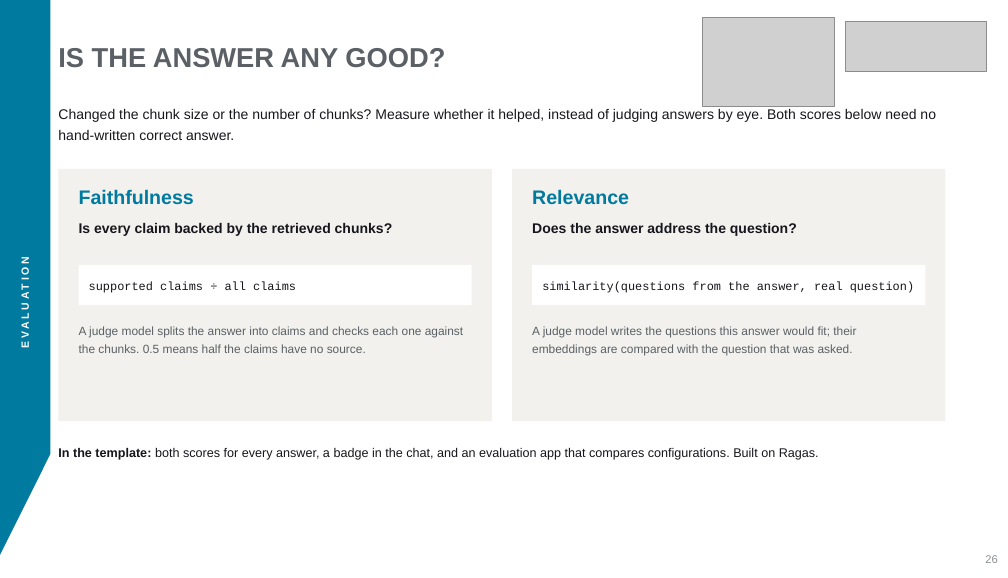
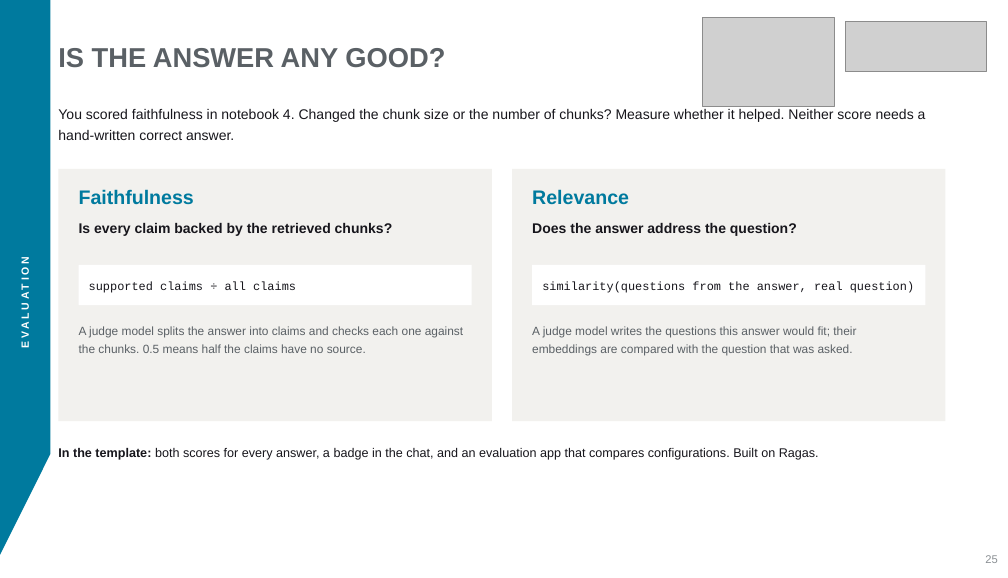
Before and after one commit to aihpi/workshop-rag-basics, a slide deck: slide 25 of workshop/slides/rag-workshop.pptx (slide 26 before the commit). Drawn at 1008x578 pixels with LibreOffice and Linux fonts; fonts in the diff are those of the drawing; grey boxes stand for pictures. Boxes give left, top, right and bottom in pixels: in the first picture for what was removed or moved away, otherwise in the second. Text is boxed around its words. In the diff, an @@ line names an element or a change of style, - is before the commit and + after.

```diff
--- a/workshop/slides/rag-workshop.pptx
+++ b/workshop/slides/rag-workshop.pptx
@@ text at (x1=58, y1=109, x2=926, y2=140): text changed @@
-Changed the chunk size or the number of chunks? Measure whether it helped, instead of judging answers by eye. Both scores below need no hand-written correct answer.
+You scored faithfulness in notebook 4. Changed the chunk size or the number of chunks? Measure whether it helped. Neither score needs a hand-written correct answer.
```
Also in this commit, not shown: 25 other slides changed, 1 slide removed, 5 other files.
